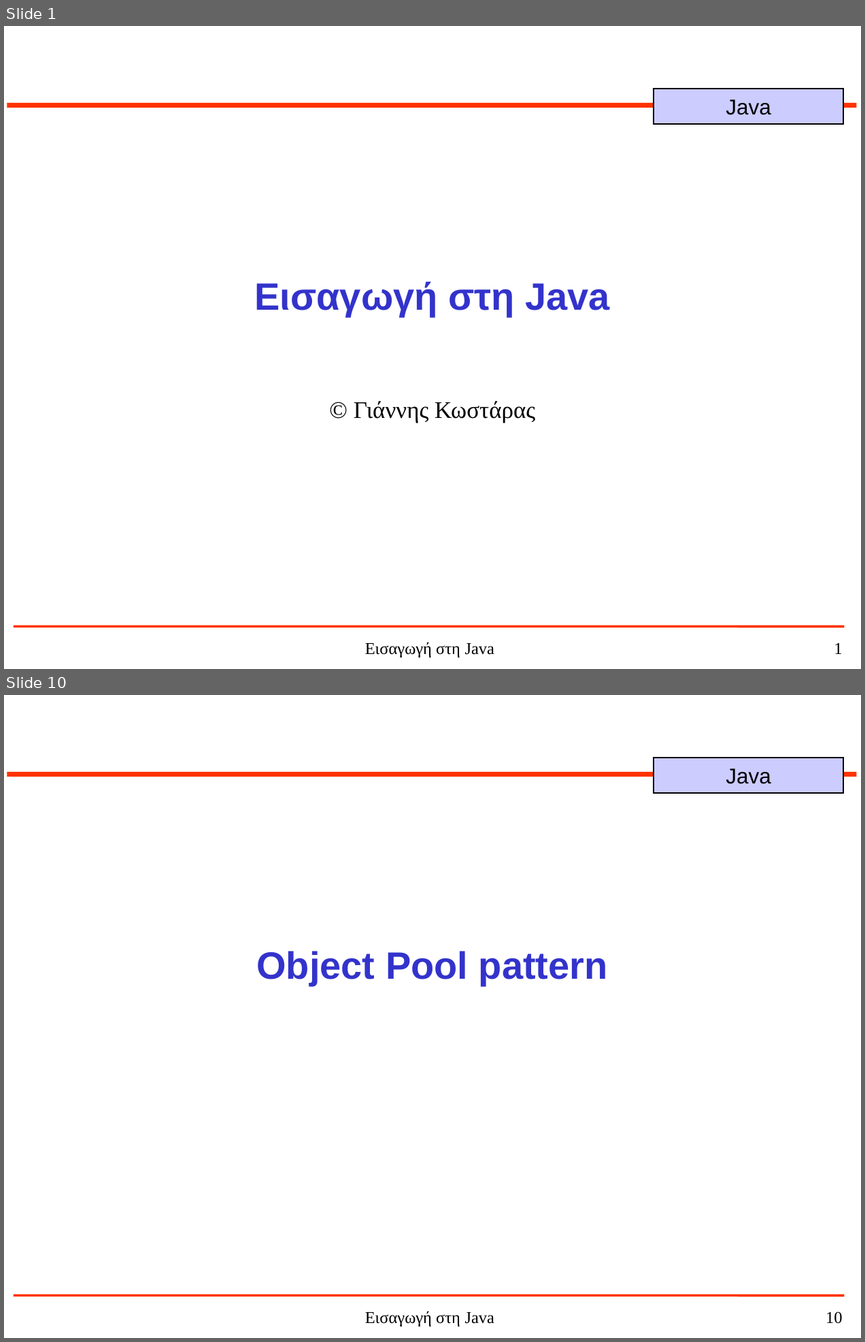
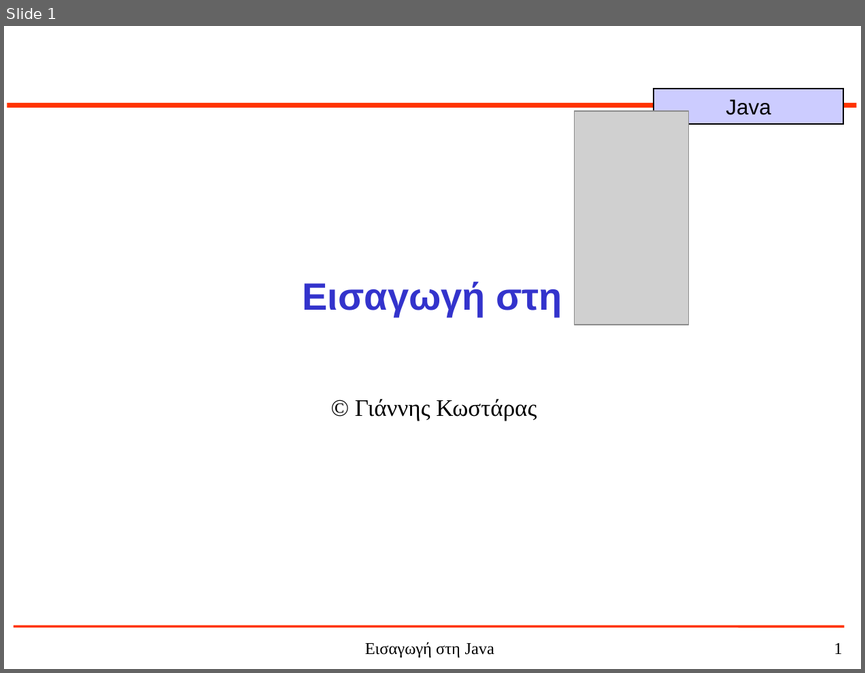
Before and after one commit to jkost/jkost.github.io, a slide deck: Java/slides/1-JavaHistory.ppt. Shown one above the other, each under a label of ours: slides 1 and 10 before the commit, slide 1 after it; the slides between them are not shown. The pictures are 865x1342 and 865x673 pixels, drawn with LibreOffice and Linux fonts; fonts in the diff are those of the drawing; grey boxes stand for pictures. Boxes give left, top, right and bottom in pixels: in the first picture for what was removed or moved away, otherwise in the second. Text is boxed around its words. In the diff, an @@ line names an element or a change of style, - is before the commit and + after.

```diff
--- a/Java/slides/1-JavaHistory.ppt
+++ b/Java/slides/1-JavaHistory.ppt
@@ slide 10 removed at bbox=[4, 695, 861, 1338], background #FFFFFF; not listed: 5 template elements that a slide beside it also shows @@
@@ title removed at bbox=[256, 951, 608, 986] @@
-Object Pool pattern
@@ slide 1 changed as well @@
@@ picture added at bbox=[574, 111, 689, 324] @@
@@ title at bbox=[302, 281, 562, 317]: text changed @@
-Εισαγωγή στη Java
+Εισαγωγή στη
@@ subtitle "© Γιάννης Κωστάρας": place and size @@
-subtitle "© Γιάννης Κωστάρας" at bbox=[354, 401, 535, 423]
+subtitle "© Γιάννης Κωστάρας" at bbox=[355, 399, 536, 420]
```
Also in this commit, not shown: 8 slides added, 36 other slides removed, 2 other files.
